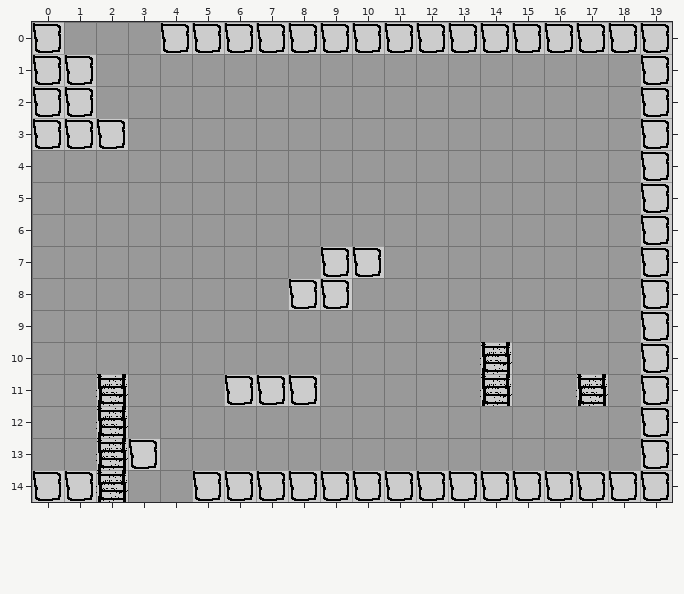
Tiled map (JSON), stored at assets/maps/test_2_1.tmj. The picture above is the old version.
Cells are 32x32 px. Shown: x 0..19, y 0..14.
And afterwards:
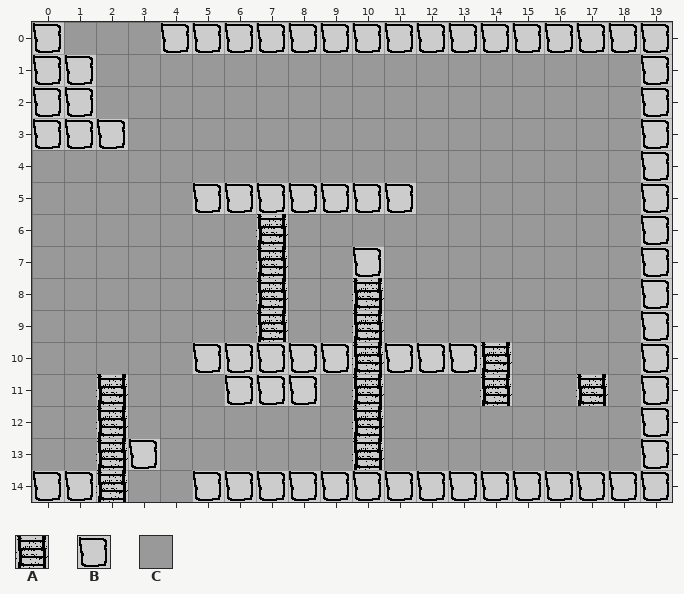
Key: from "test_tiles": A 1 "ladder", B 2 "solid", C 3 "air".
_ is an empty cell, . an unchanged one.
What changed:
--- layer "Tile Layer 1"
@@ x 5..13 @@
- 5 CCCCCCC..
- 6 ..C......
- 7 ..C.B....
- 8 ..CBBC...
- 9 ..C..C...
-10 CCCCCCCCC
-11 .....C...
-12 .....C...
-13 .....C...
+ 5 BBBBBBB..
+ 6 ..A......
+ 7 ..A.C....
+ 8 ..ACCA...
+ 9 ..A..A...
+10 BBBBBABBB
+11 .....A...
+12 .....A...
+13 .....A...
Where, in picture pixels (left, top, right, bottom), the same in both pictures:
changed: (192, 182, 480, 470)
